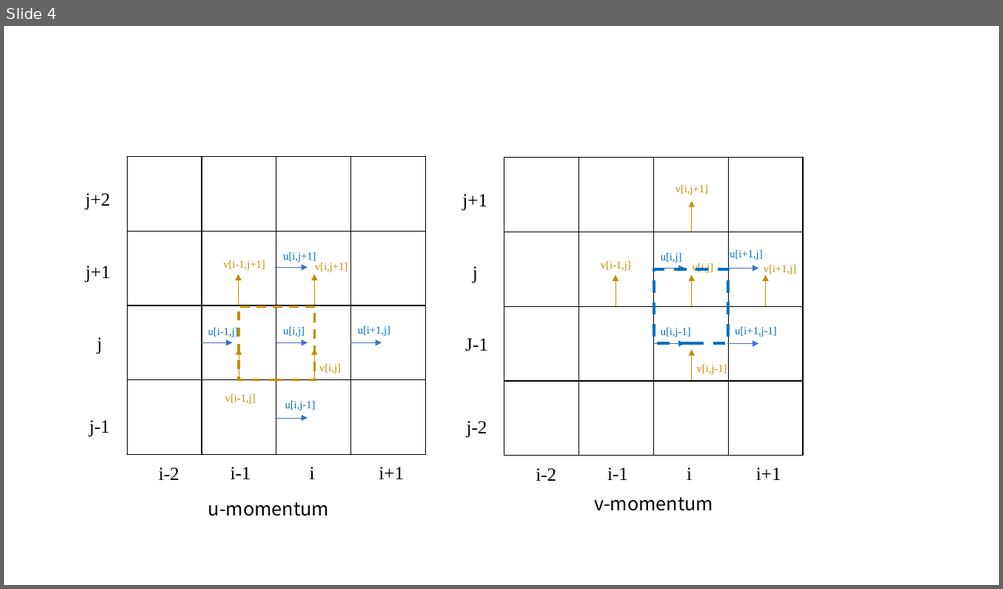
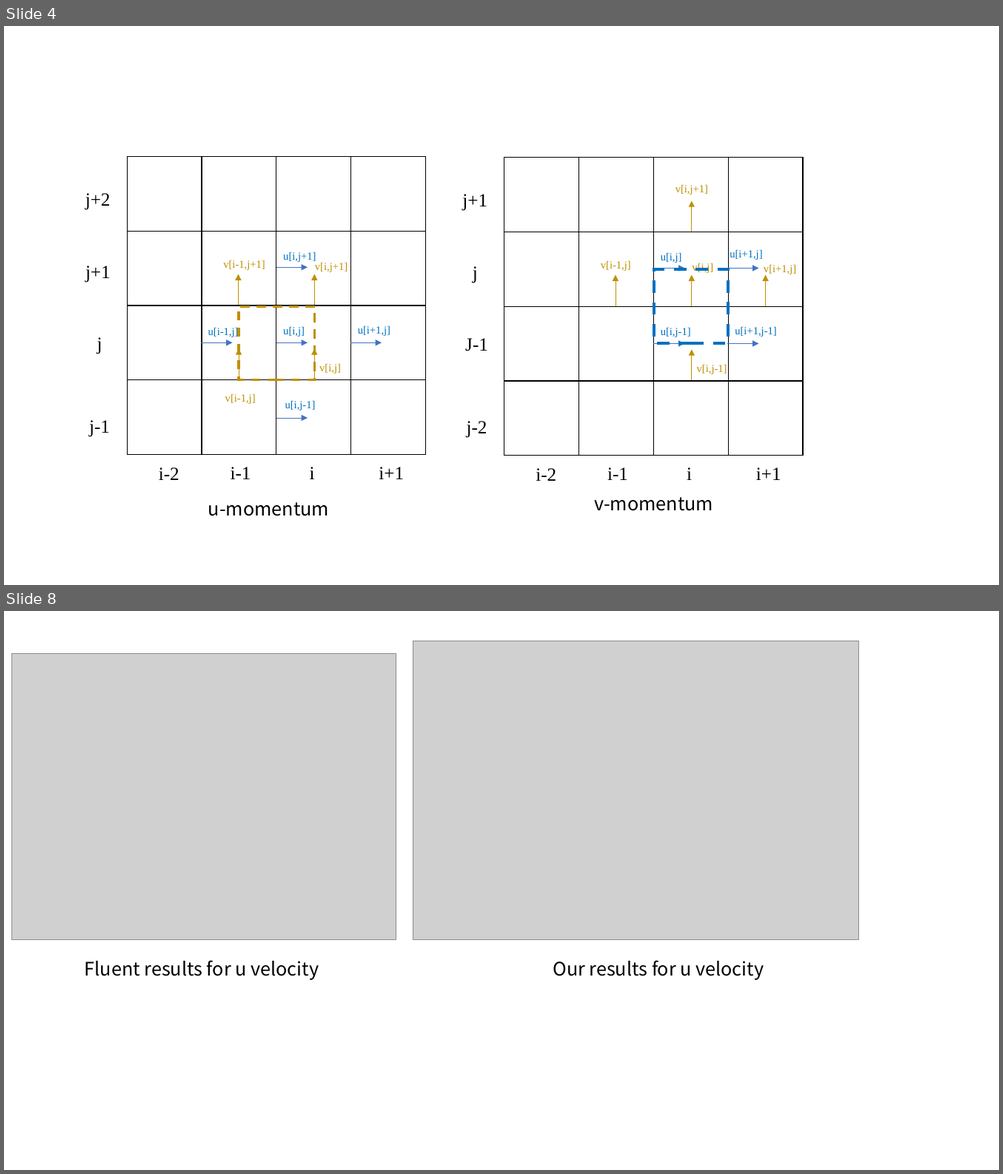
Before and after one commit to lubyant/CS714, a slide deck: project_code/fig.pptx. Shown one above the other, each under a label of ours: slide 4 before the commit, slides 4 and 8 after it; the slides between them are not shown. The pictures are 1003x589 and 1003x1174 pixels, drawn with LibreOffice and Linux fonts; fonts in the diff are those of the drawing; grey boxes stand for pictures. Boxes give left, top, right and bottom in pixels: in the first picture for what was removed or moved away, otherwise in the second. Text is boxed around its words. In the diff, an @@ line names an element or a change of style, - is before the commit and + after.

```diff
--- a/project_code/fig.pptx
+++ b/project_code/fig.pptx
@@ slide 8 added at [4,611,999,1170], background #FFFFFF @@
@@ picture added at [11,653,395,941] @@
@@ picture added at [413,641,858,940] @@
@@ text added at [85,960,318,980], 18 pt, text #000000 @@
+Fluent results for u velocity
@@ text added at [552,960,763,980], 18 pt, text #000000 @@
+Our results for u velocity
```
Also in this commit, not shown: 1 slide changed, 3 other slides added, 9 other files.
